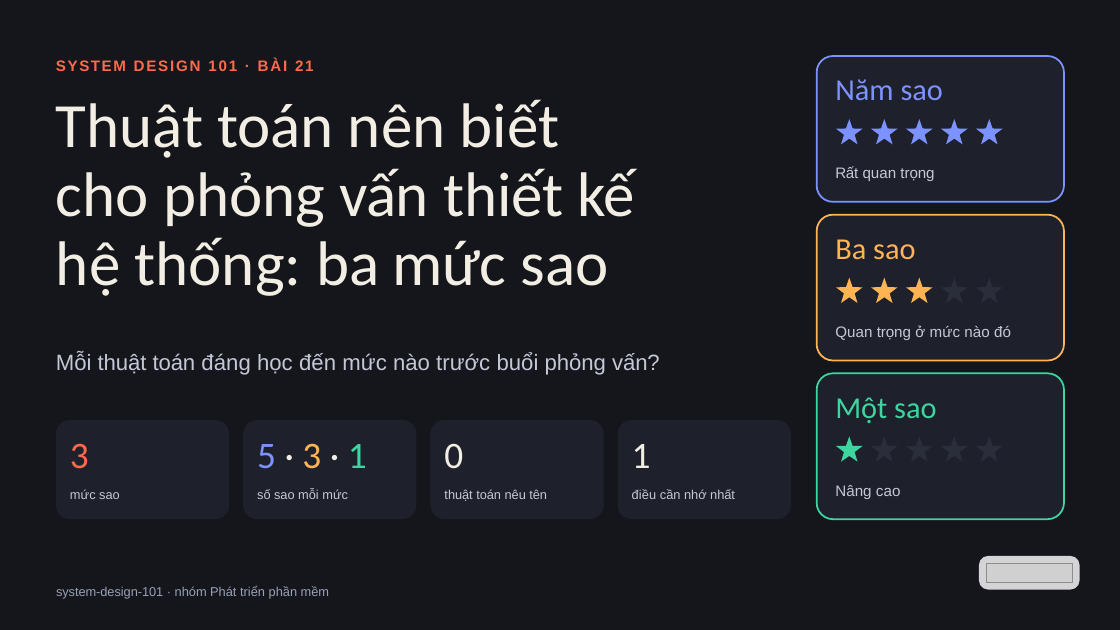
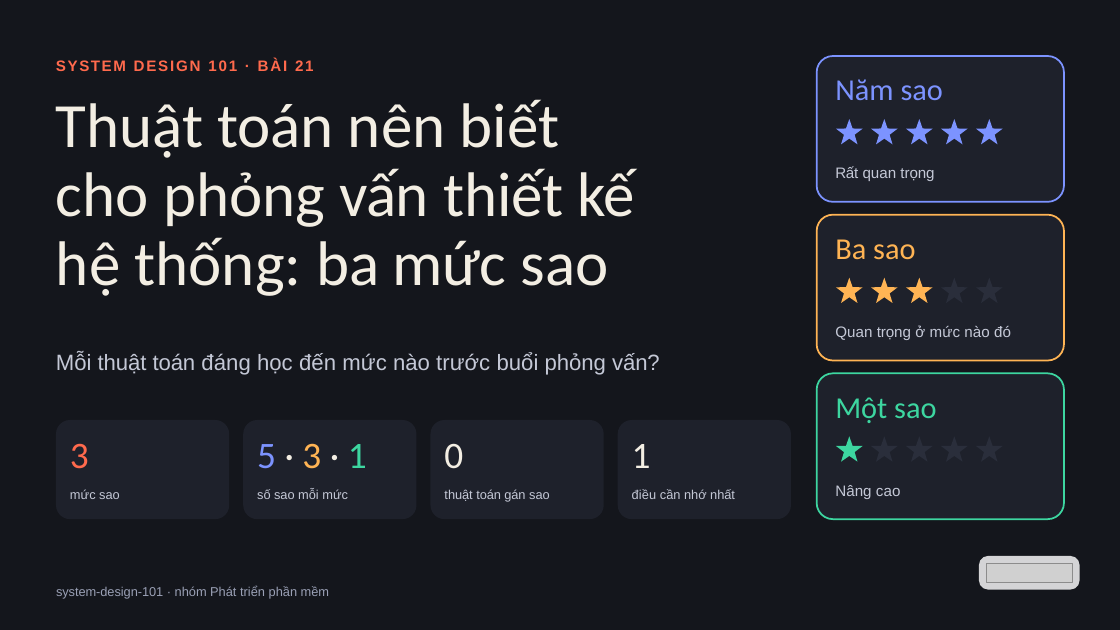
Before and after one commit to vohoailinh90/tool-marketing-studio, a slide deck: slide 1 of system-design-101/vi/lessons/sd-10-021/slides/sd-10-021.pptx. Drawn at 1120x630 pixels with LibreOffice and Linux fonts; fonts in the diff are those of the drawing; grey boxes stand for pictures. Boxes give left, top, right and bottom in pixels: in the first picture for what was removed or moved away, otherwise in the second. Text is boxed around its words. In the diff, an @@ line names an element or a change of style, - is before the commit and + after.

```diff
--- a/system-design-101/vi/lessons/sd-10-021/slides/sd-10-021.pptx
+++ b/system-design-101/vi/lessons/sd-10-021/slides/sd-10-021.pptx
@@ text at (444, 489, 550, 502): text changed @@
-thuật toán nêu tên
+thuật toán gán sao
```
Also in this commit, not shown: 4 other slides changed, 1 slide added, 1 slide removed, 4 other files.
